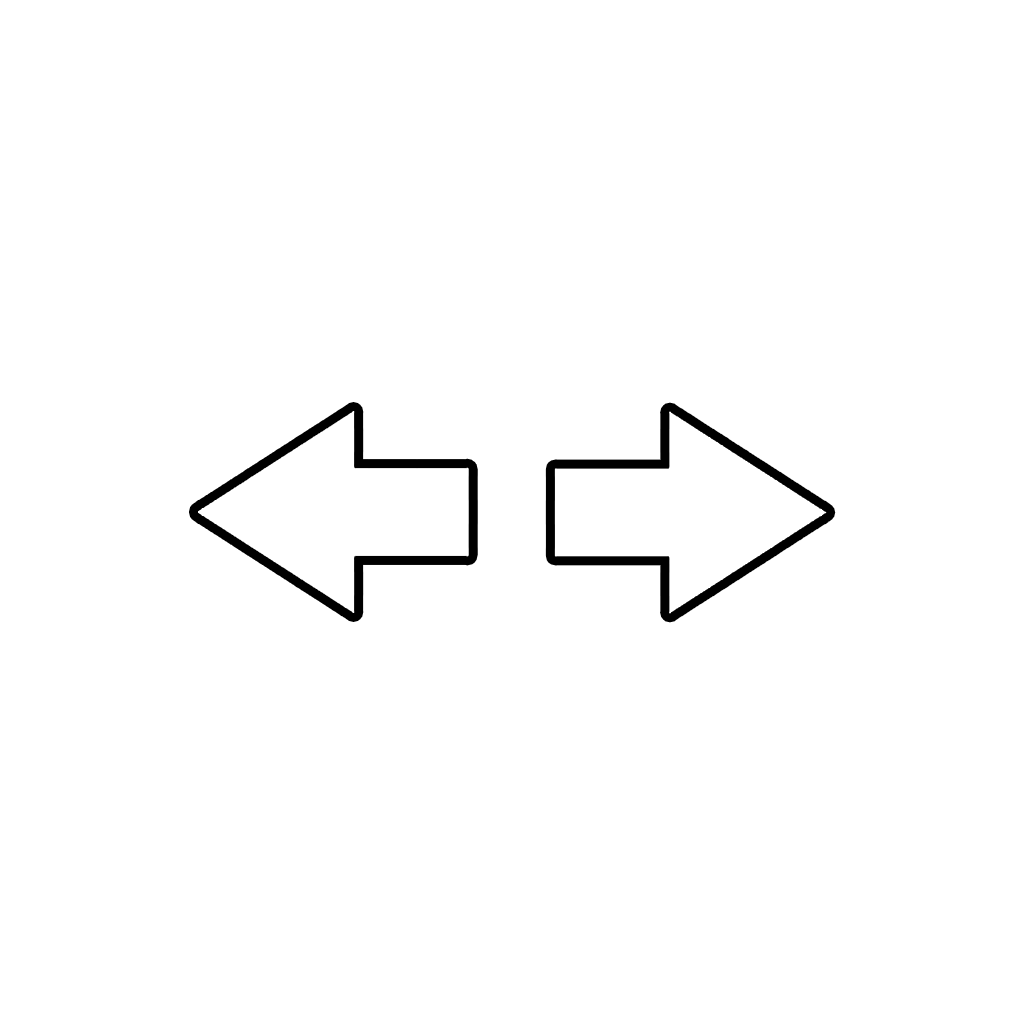
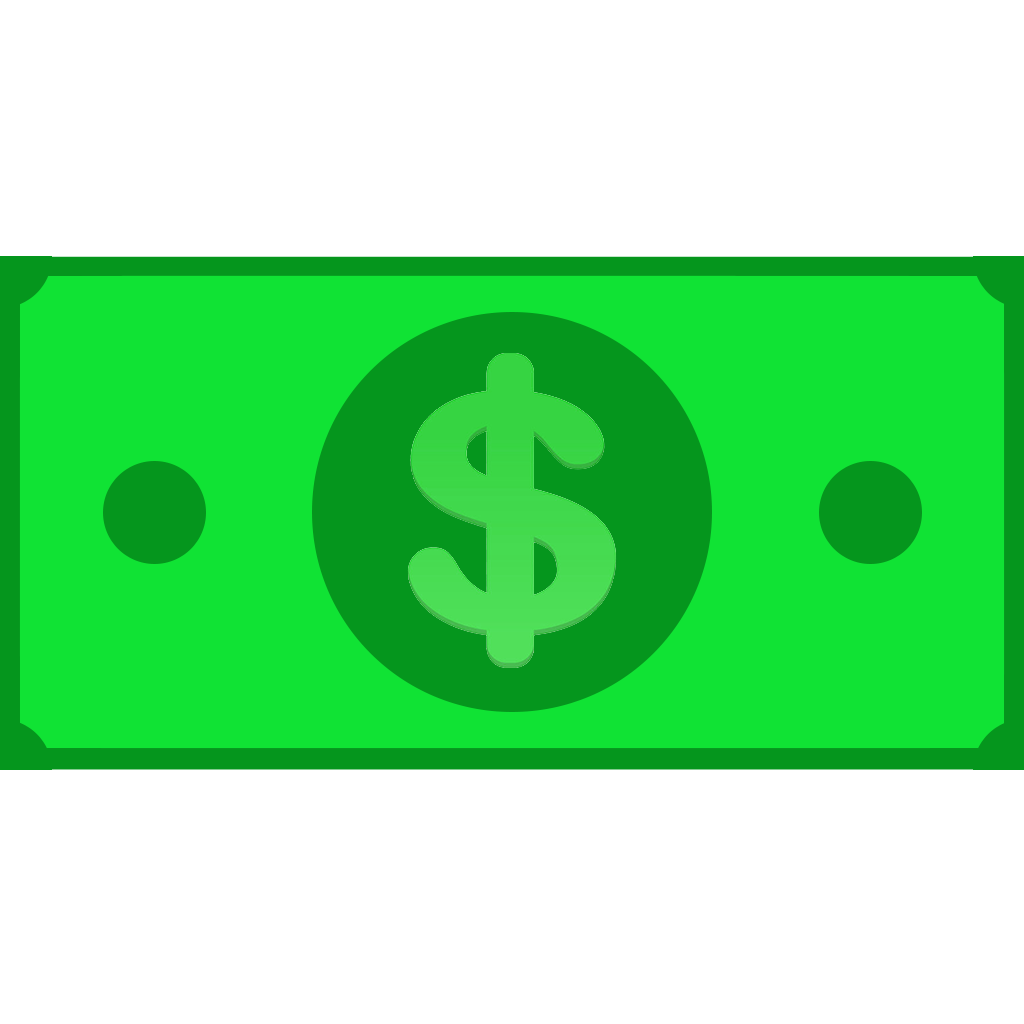
Layered file, before and after one edit (1024×1024). Changes by layer:
hid group "Expand" (2 layers) over left=198, top=411, right=827, bottom=614
showed group "Money" (7 layers) over left=0, top=256, right=1024, bottom=770
painted on "dollar-png-hd-5a2229555bf399.2020119715121882453766" over left=407, top=353, right=617, bottom=668
painted on "Ellisse 1 copia 6" over left=0, top=256, right=1024, bottom=770
painted on "Ellisse 1 copia 2" over left=819, top=461, right=922, bottom=564
painted on "Ellisse 1 copia" over left=103, top=461, right=206, bottom=564
painted on "Ellisse 1" over left=312, top=312, right=712, bottom=712
painted on "Livello 0" over left=0, top=256, right=1024, bottom=770
